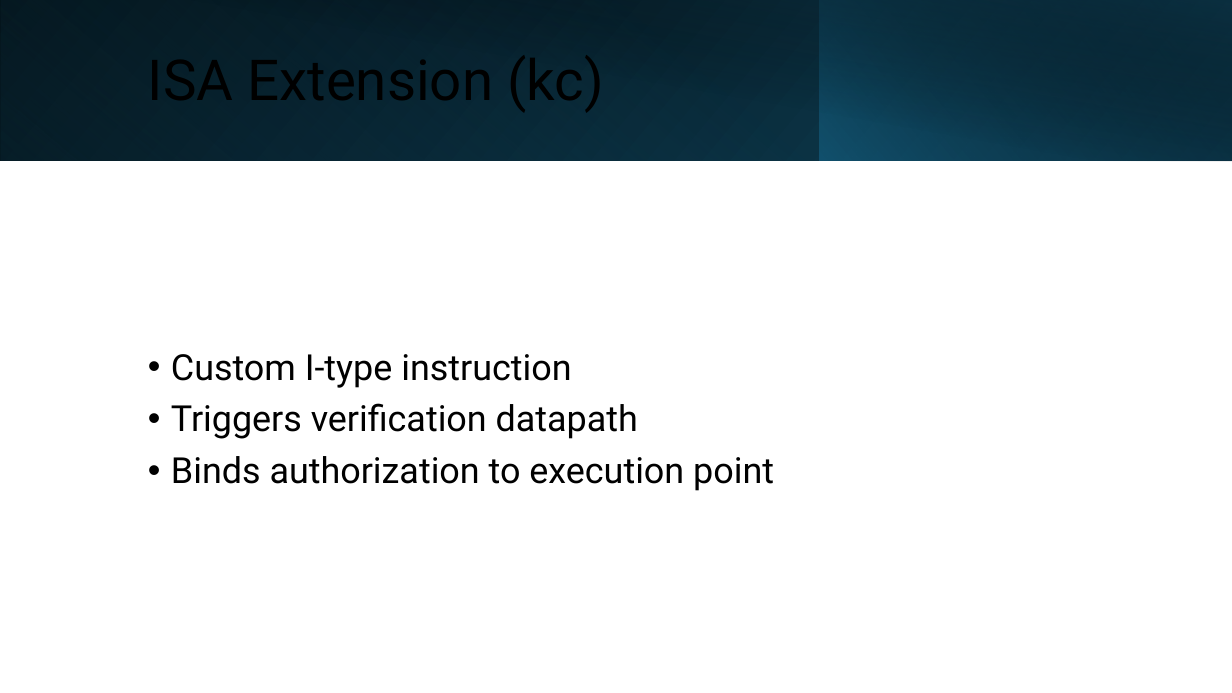
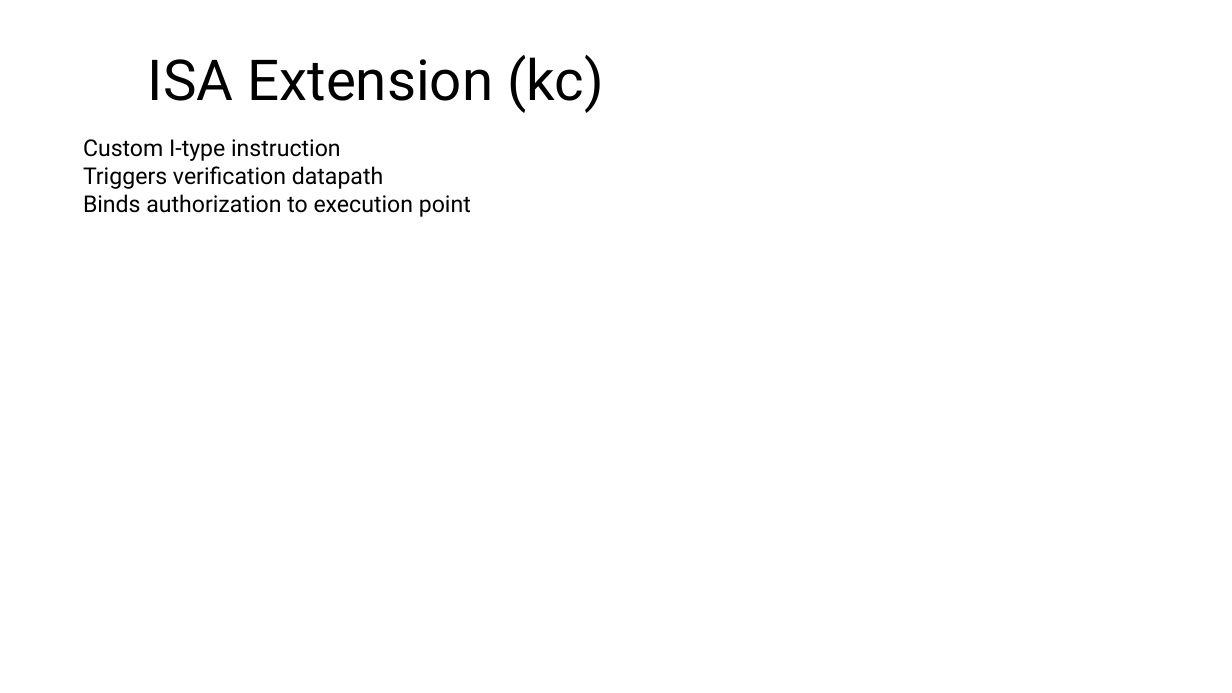
Before and after one commit to Maria618-hash/Ardiono-Alpha, a slide deck: slide 22 of thesis.pptx. Drawn at 1232x693 pixels with LibreOffice and Linux fonts; fonts in the diff are those of the drawing. Boxes give left, top, right and bottom in pixels: in the first picture for what was removed or moved away, otherwise in the second. Text is boxed around its words. In the diff, an @@ line names an element or a change of style, - is before the commit and + after.

```diff
--- a/thesis.pptx
+++ b/thesis.pptx
@@ rectangle removed at (0, 0, 1232, 161) @@
@@ rectangle removed at (0, 0, 821, 161) @@
@@ rectangle removed at (46, 0, 1232, 162) @@
@@ rectangle removed at (820, 0, 1232, 161) @@
@@ title added at (148, 55, 604, 113), 44 pt, text #000000 @@
+ISA Extension (kc)
@@ text "Custom I-type instruction": place and size @@
-text "Custom I-type instruction" at (171, 354, 774, 491)
+text "Custom I-type instruction" at (83, 139, 471, 217)
@@ text "Custom I-type instruction" at (83, 139, 471, 217): size 28 to 18 pt; bullet • to none; line spacing 0.9 to 1; less space between paragraphs; vertical alignment middle to top @@
```
Also in this commit, not shown: 24 other slides changed, 10 slides added, 10 slides removed.
